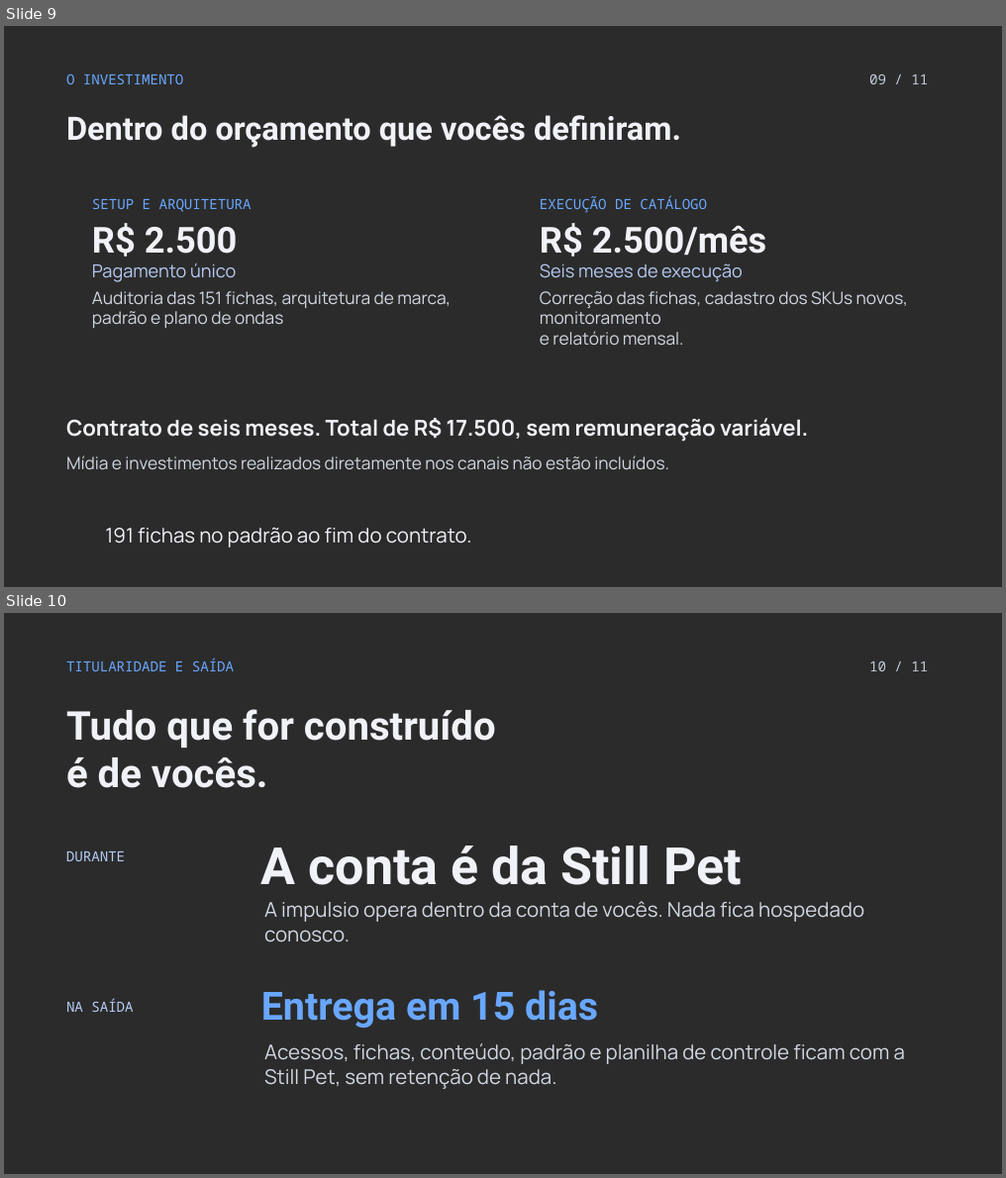
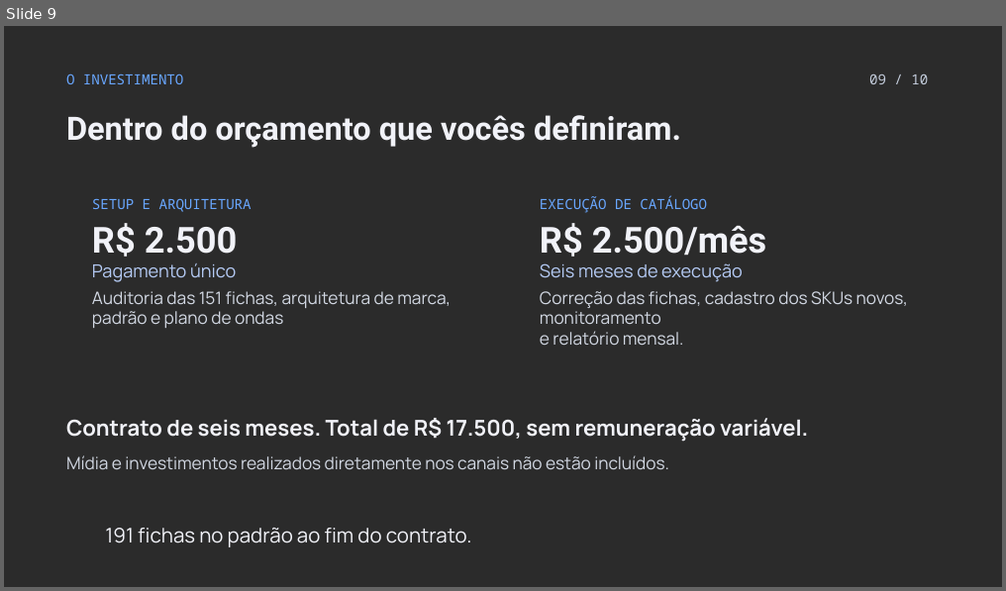
Before and after one commit to bkerber018/claude, a slide deck: stillpet/orig/Proposta-StillPet-Amazon-1P.pptx. Shown one above the other, each under a label of ours: slides 9 and 10 before the commit, slide 9 after it. The pictures are 1006x1178 and 1006x591 pixels, drawn with LibreOffice and Linux fonts; fonts in the diff are those of the drawing; background and template pictures are left out; a plain dark background stands for a picture behind light text. Boxes give left, top, right and bottom in pixels: in the first picture for what was removed or moved away, otherwise in the second. Text is boxed around its words. In the diff, an @@ line names an element or a change of style, - is before the commit and + after.

```diff
--- a/stillpet/orig/Proposta-StillPet-Amazon-1P.pptx
+++ b/stillpet/orig/Proposta-StillPet-Amazon-1P.pptx
@@ slide 10 removed at [4, 613, 1002, 1174], background picture (left out) @@
@@ text removed at [66, 658, 234, 671] @@
-TITULARIDADE E SAÍDA
@@ text removed at [869, 662, 928, 671] @@
-10 / 11
@@ text removed at [66, 709, 496, 788] @@
-Tudo que for construído
-é de vocês.
@@ text removed at [261, 846, 742, 885] @@
-A conta é da Still Pet
@@ text removed at [66, 852, 125, 861] @@
-DURANTE
@@ text removed at [264, 901, 864, 922] @@
-A impulsio opera dentro da conta de vocês. Nada fica hospedado conosco.
@@ text removed at [261, 990, 598, 1028] @@
-Entrega em 15 dias
@@ text removed at [66, 999, 133, 1012] @@
-NA SAÍDA
@@ text removed at [264, 1044, 905, 1089] @@
-Acessos, fichas, conteúdo, padrão e planilha de controle ficam com a
-Still Pet, sem retenção de nada.
@@ slide 9 changed as well @@
@@ text at [869, 75, 928, 84]: text changed @@
-09 / 11
+09 / 10
```
Also in this commit, not shown: 9 other slides changed, 17 other files.
